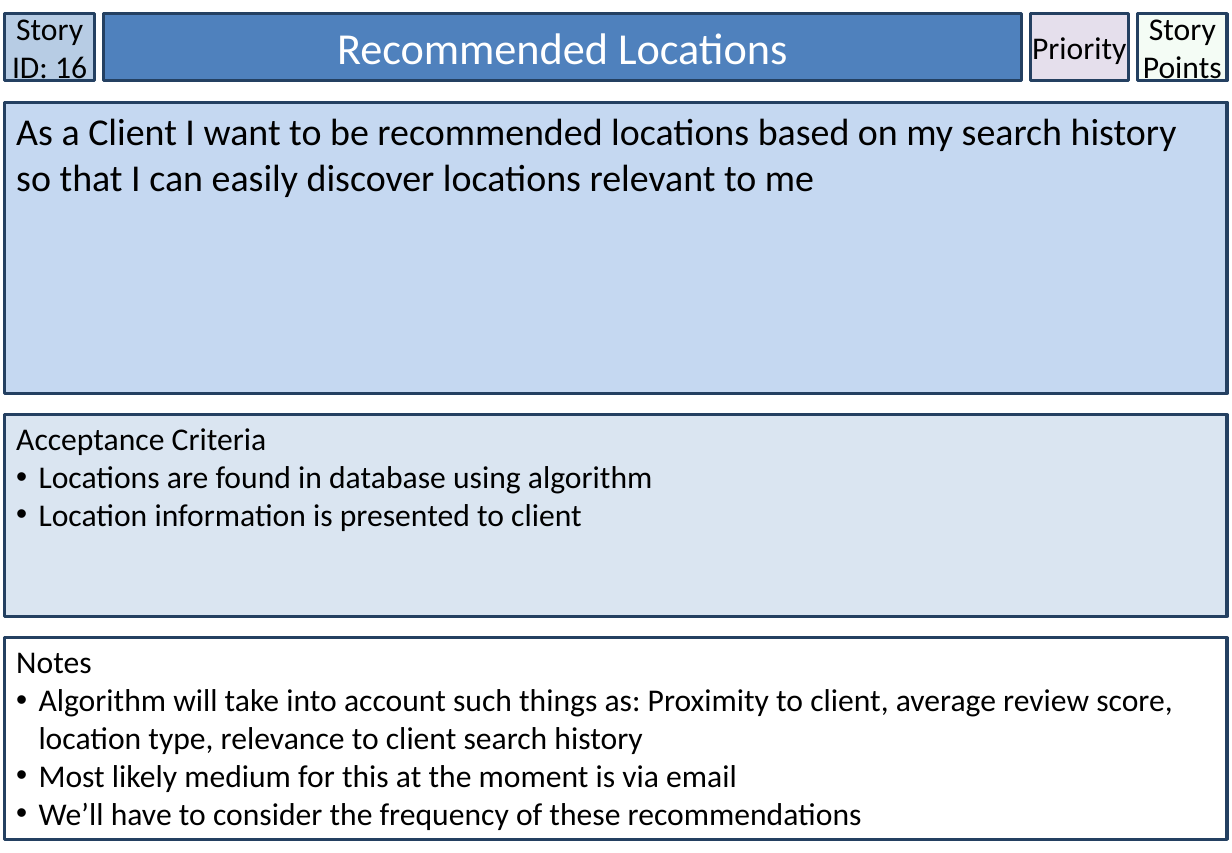
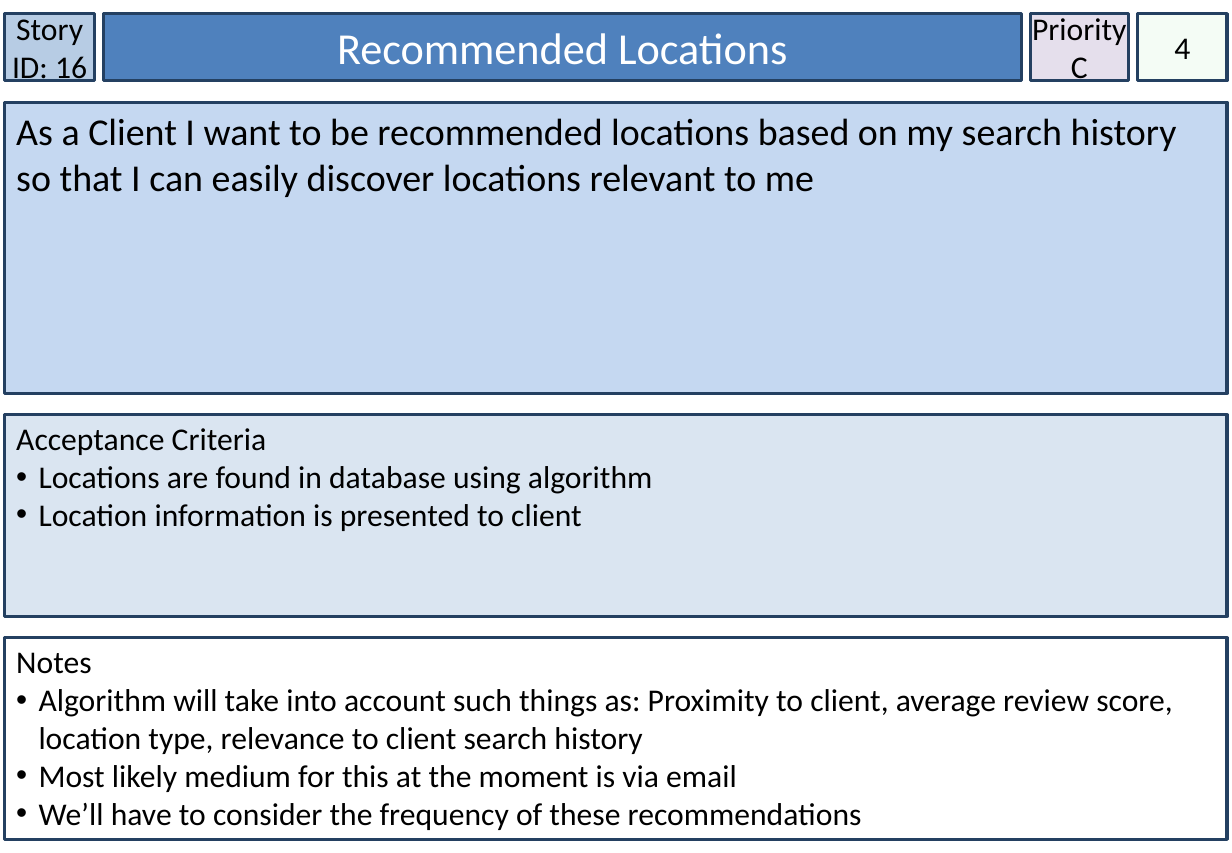
Before and after one commit to lowejosh/Django-landmarks, a slide deck: slide 17 of Story Cards.pptx. Drawn at 1232x853 pixels with LibreOffice and Linux fonts; fonts in the diff are those of the drawing. Boxes give left, top, right and bottom in pixels: in the first picture for what was removed or moved away, otherwise in the second. Text is boxed around its words. In the diff, an @@ line names an element or a change of style, - is before the commit and + after.

```diff
--- a/Story Cards.pptx
+++ b/Story Cards.pptx
@@ text in rectangle at (1032, 14, 1126, 82): text changed @@
-Priority
+Priority C
@@ text in rectangle at (1174, 38, 1190, 59): text changed @@
-Story Points
+4
```
Also in this commit, not shown: 29 other slides changed, 2 other files.
